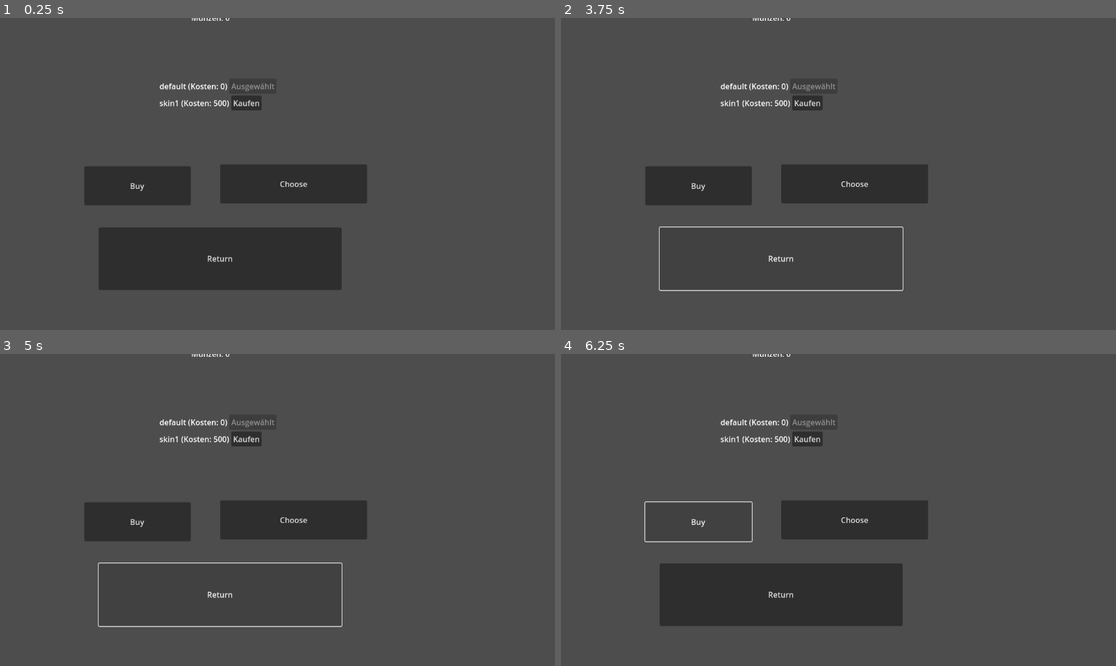
Above: before the commit, frames 1-4 (two rows, left to right).
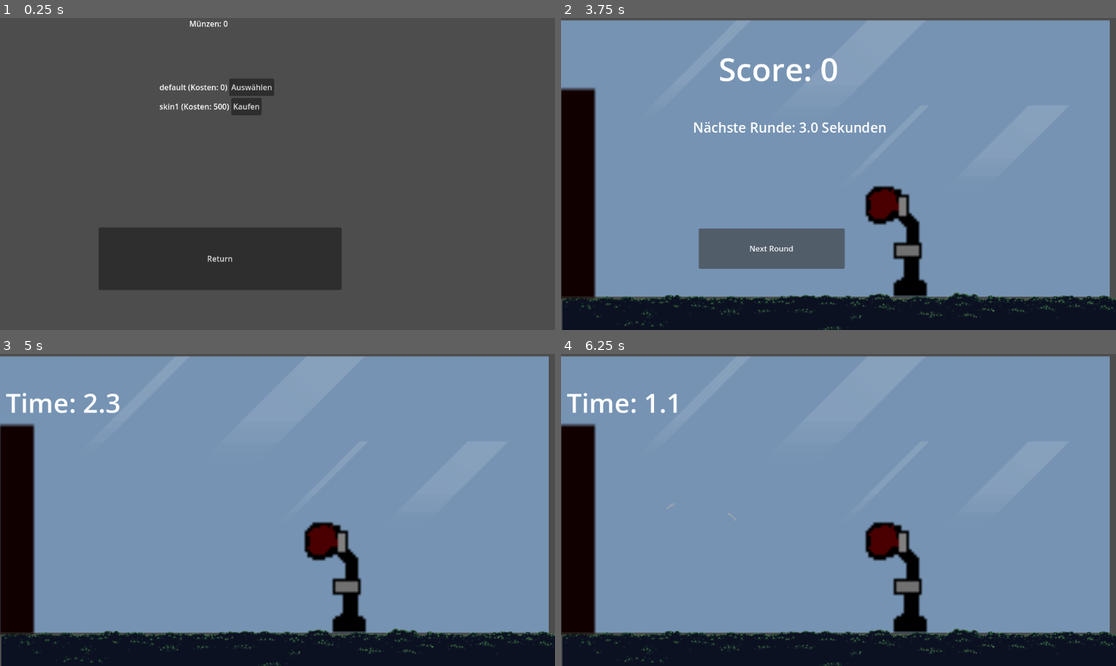
Above: after the commit, the same moments.

Repository: HaMeiAltVergessen/FingerFist
Game: Godot game, scene res://scenes/Shop.tscn
Same seed, same stepped clock (60 frames per second), same inputs: the game is played once before the commit and once after it. This scene is started directly instead of the project's main scene.
Inputs (mouse positions are in pixels of both pictures, inside the frame that each line leads up to):
- Up to frame 1 (0.25 s): no input
- Up to frame 2 (3.75 s): click (810, 86) at 0.5 s, where only the run after the commit has a clickable "Auswählen"; click (699, 186) at 1.25 s, where only the run before the commit has a clickable "Buy"; click "Kaufen" at 2 s; click (855, 183) at 2.75 s, where only the run before the commit has a clickable "Choose"; click "Return" at 3.5 s
- Up to frame 3 (5 s): click (210, 584) at 4.25 s, where only the run after the commit has a clickable "Next Round"
- Up to frame 4 (6.25 s): click (805, 438) at 5 s, where only the run before the commit has a clickable "Kaufen"; click (699, 522) at 5.75 s, where only the run before the commit has a clickable "Buy"

The runs differ from the first frame. In frame 1, 6.4% of the frame differs, in the area x 15-67%, y 0-60%; in frame 2, 98%; in frame 3, 98%, in the area x 0-100%, y 0-100%; in frame 4, 98%.

Commit message:
Shop und Geld
Shop kommt am Ende der Runden,
Münzen können derweil eingesammelt werden.

Diff:
--- a/scenes/Shop.tscn
+++ b/scenes/Shop.tscn
@@ -12,26 +12,11 @@
 offset_bottom = 211.0
 
 [node name="CoinsLabel" type="Label" parent="."]
-offset_left = 194.0
-offset_top = -12.0
-offset_right = 680.0
-offset_bottom = 65.0
+offset_left = 190.0
+offset_right = 676.0
+offset_bottom = 77.0
 text = "Coins:"
 horizontal_alignment = 1
-
-[node name="Buy" type="Button" parent="."]
-offset_left = 175.0
-offset_top = 308.0
-offset_right = 396.0
-offset_bottom = 389.0
-text = "Buy"
-
-[node name="Choose" type="Button" parent="."]
-offset_left = 457.0
-offset_top = 304.0
-offset_right = 762.0
-offset_bottom = 385.0
-text = "Choose"
 
 [node name="Return" type="Button" parent="."]
 offset_left = 205.0
--- a/scripts/Game.gd
+++ b/scripts/Game.gd
@@ -269,4 +269,4 @@
 
 
 func _on_shop_pressed() -> void:
-	get_tree().change_scene_to_file("res://Shop.tscn")
+	get_tree().change_scene_to_file("res://scenes/Shop.tscn")
--- a/scripts/Shop.gd
+++ b/scripts/Shop.gd
@@ -1,50 +1,82 @@
-extends Node2D
+extends Node2D    # <- wichtig: für UI-Control-Layout (besser als Node2D)
 
 @onready var coins_label: Label = $CoinsLabel
 @onready var skins_list: VBoxContainer = $SkinList
 @onready var back_button: Button = $Return
 
 func _ready() -> void:
-	update_ui()
-	back_button.pressed.connect(_on_return_pressed)
+	# Button-Verbindung
+	if not back_button.pressed.is_connected(_on_return_pressed):
+		back_button.pressed.connect(_on_return_pressed)
+	# Erstes UI aufbauen
+	_build_shop_ui()
 
-func update_ui() -> void:
-	coins_label.text = "Münzen: %d" % Global.coins
-	#skins_list.clear()
+# baut die gesamte Liste neu auf (löscht vorher alte Einträge)
+func _build_shop_ui() -> void:
+	# coins anzeigen
+	_update_coins_label()
+
+	# Alte Einträge löschen (vermeidet Duplikate)
+	for child in skins_list.get_children():
+		child.queue_free()
+
+	# Neue Einträge hinzufügen
 	for skin_name in Global.skins.keys():
 		var data = Global.skins[skin_name]
 		var hbox = HBoxContainer.new()
+		hbox.custom_minimum_size = Vector2(0, 36) # optional für Zeilenhöhe
 
 		var label = Label.new()
 		label.text = "%s (Kosten: %d)" % [skin_name, data["cost"]]
 		hbox.add_child(label)
 
 		var button = Button.new()
+		# sichere Verbindung mit gebundener Variable
 		if data["owned"]:
-			if Global.current_skin == skin_name:
+			if Global.current_skin == "res://assets/Finger 01.png":
 				button.text = "Ausgewählt"
 				button.disabled = true
 			else:
 				button.text = "Auswählen"
-				button.pressed.connect(func():
-					Global.current_skin = skin_name
-					Global.save_game()
-					update_ui()
-				)
+				var c = Callable(self, "_select_skin").bind(skin_name)
+				button.pressed.connect(c)
 		else:
 			button.text = "Kaufen"
-			button.pressed.connect(func():
-				if Global.coins >= data["cost"]:
-					Global.coins -= data["cost"]
-					data["owned"] = true
-					Global.skins[skin_name] = data
-					Global.save_game()
-					update_ui()
-				else:
-					print("Nicht genug Münzen!")
-			)
+			var cbuy = Callable(self, "_buy_skin").bind("res://assets/Finger 02.png")
+			button.pressed.connect(cbuy)
+
 		hbox.add_child(button)
 		skins_list.add_child(hbox)
 
+func _update_coins_label() -> void:
+	coins_label.text = "Münzen: %d" % Global.coins
+
+# -------------------
+# Aktionen
+# -------------------
+func _select_skin(skin_name: String) -> void:
+	Global.current_skin = skin_name
+	Global.save_progress()
+	_build_shop_ui()        # UI aktualisieren (Buttons / Ausgewählt-Status)
+	_update_coins_label()
+
+func _buy_skin(skin_name: String) -> void:
+	var skin = Global.skins.get(skin_name)
+	if skin == null:
+		return
+	if skin["owned"]:
+		return
+	if Global.coins >= skin["cost"]:
+		Global.coins -= skin["cost"]
+		skin["owned"] = true
+		Global.skins[skin_name] = skin
+		Global.save_progress()
+		_build_shop_ui()
+		_update_coins_label()
+	else:
+		# Optional: zeige ein Popup oder Sound
+		print("Nicht genug Münzen!")
+
 func _on_return_pressed() -> void:
-	get_tree().change_scene_to_file("res://EndScreen.tscn")
+	# Zurück zur EndScreen (oder zu Game/Highscore je nach Flow)
+	get_tree().change_scene_to_file("res://scenes/Game.tscn")
